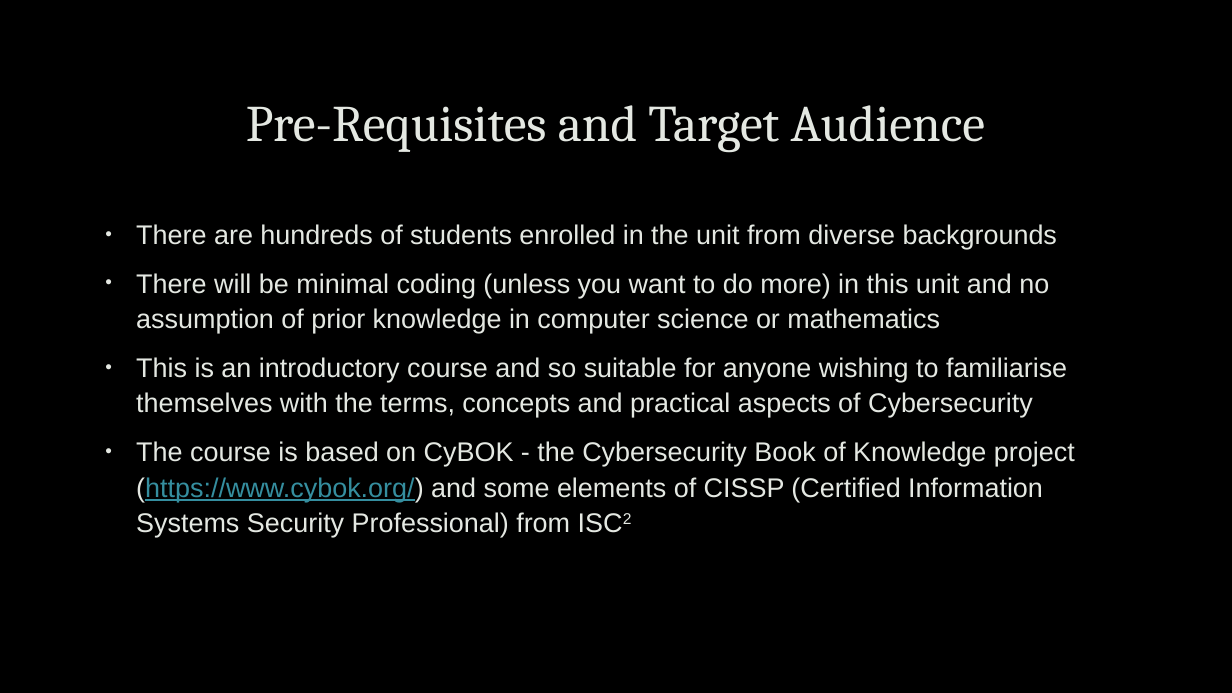
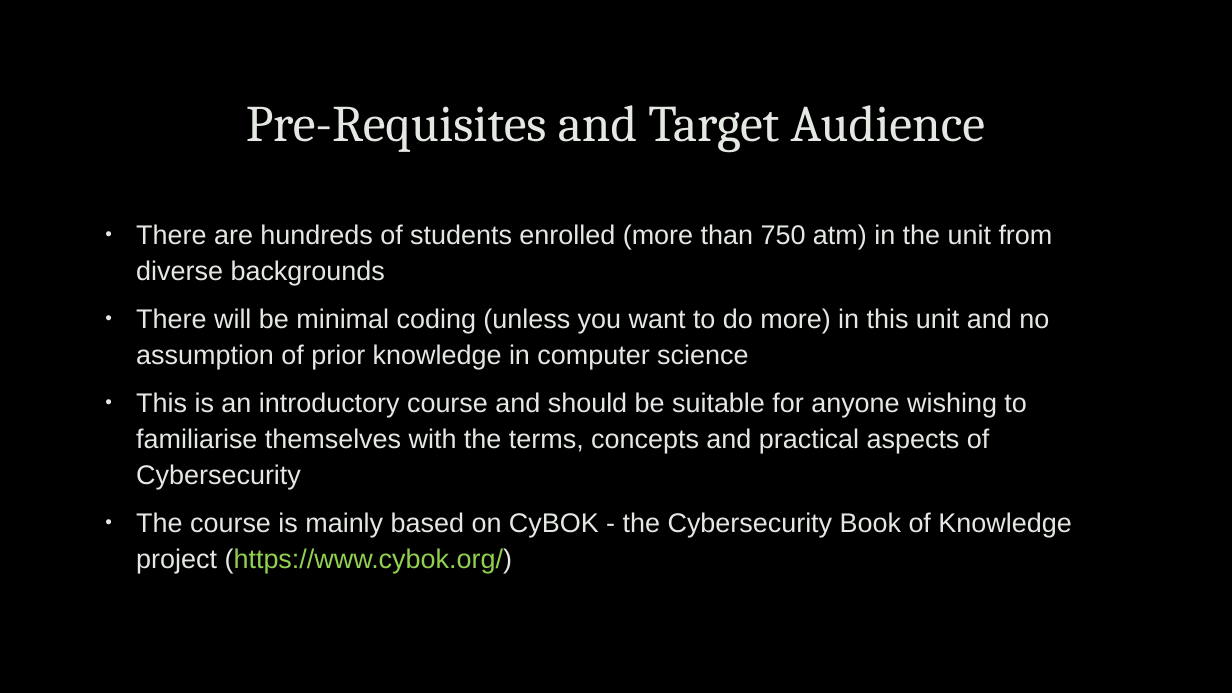
Before and after one commit to uwacyber/cits1003, a slide deck: slide 7 of cits1003-lecture_slides/CITS1003-0 Overview.pptx (slide 6 before the commit). Drawn at 1232x693 pixels with LibreOffice and Linux fonts; fonts in the diff are those of the drawing; background and template pictures are left out. Boxes give left, top, right and bottom in pixels: in the first picture for what was removed or moved away, otherwise in the second. Text is boxed around its words. In the diff, an @@ line names an element or a change of style, - is before the commit and + after.

```diff
--- a/cits1003-lecture_slides/CITS1003-0 Overview.pptx
+++ b/cits1003-lecture_slides/CITS1003-0 Overview.pptx
@@ text at (x1=136, y1=224, x2=1071, y2=573): text changed @@
-• There are hundreds of students enrolled in the unit from diverse backgrounds
-• There will be minimal coding (unless you want to do more) in this unit and no assumption of prior knowledge in computer science or mathematics
-• This is an introductory course and so suitable for anyone wishing to familiarise themselves with the terms, concepts and practical aspects of Cybersecurity
-• The course is based on CyBOK - the Cybersecurity Book of Knowledge project (https://www.cybok.org/) and some elements of CISSP (Certified Information Systems Security Professional) from ISC2
+• There are hundreds of students enrolled (more than 750 atm) in the unit from diverse backgrounds
+• There will be minimal coding (unless you want to do more) in this unit and no assumption of prior knowledge in computer science
+• This is an introductory course and should be suitable for anyone wishing to familiarise themselves with the terms, concepts and practical aspects of Cybersecurity
+• The course is mainly based on CyBOK - the Cybersecurity Book of Knowledge project (https://www.cybok.org/)
```
Also in this commit, not shown: 29 other slides changed, 1 slide added, 1 slide removed.
